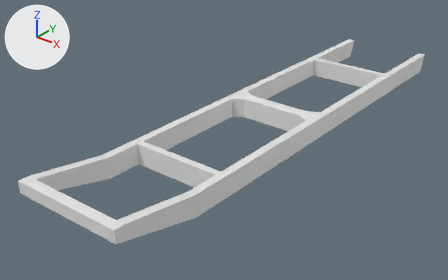
The Blender file Swedish Armored Reconnaissance/armoured car - Deconstruct.blend as it was, and as the next commit left it.
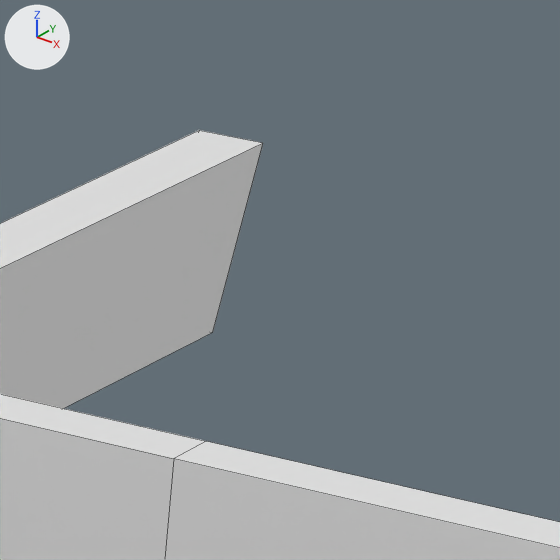
The first picture shows the older version from a 50 mm lens placed at (4.76, -7.27, 4.67), pointed at (-0.46, -0.75, 0.63). The close-ups show both versions on the part from 74% to 85% of the width and 10% to 27% of the height of that picture. Arrows for +X, +Y and +Z are at upper left; the lights stay in place. The close-ups show mesh edges as thin lines. The same objects are shown in both versions, whatever each file hides.

Script lines for the objects in view, before the commit:
```python
me_cube_009 = bpy.data.meshes.new('Cube.009')
me_cube_009.from_pydata(...)  # 68 vertices, 66 faces; spans x -0.39..0.0, y -2.05..1.76, z 0.35..0.58
ob_chassis = bpy.data.objects.new('Chassis', me_cube_009)
ob_chassis.location = (0.0, 0.1, 0.1)
ob_chassis.scale = (2.0, 2.0, 2.0)
_m = ob_chassis.modifiers.new('Mirror', 'MIRROR')
```
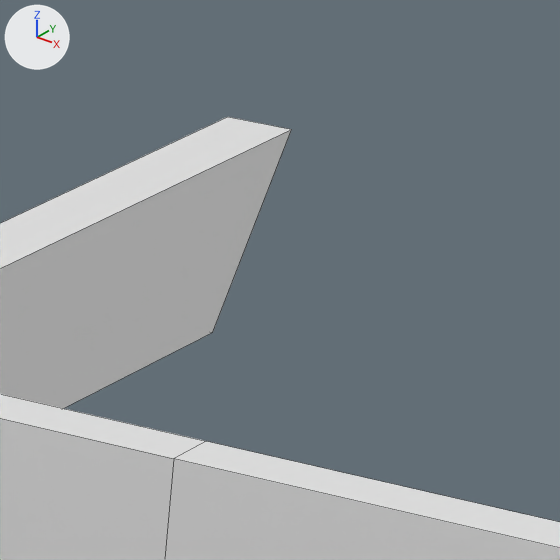
The change, as a diff of the scene's bpy script:
```diff
--- a/Swedish Armored Reconnaissance/armoured car - Deconstruct.blend.py
+++ b/Swedish Armored Reconnaissance/armoured car - Deconstruct.blend.py
@@ me_cube_009 @@
 me_cube_009.from_pydata(...)  # 68 vertices, 66 faces; spans x -0.39..0.0, y -2.05..1.76, z 0.35..0.58
 # used by ob_chassis; location = (0.0, 0.1, 0.1); scale = (2.0, 2.0, 2.0)
-me_cube_009.vertices[56].co = (-0.39, 1.76, 0.5)  # pixel (199, 130)
-me_cube_009.vertices[59].co = (-0.33, 1.76, 0.5)  # pixel (263, 142)
+# me_cube_009 part 1
+me_cube_009.vertices[56].co = (-0.39, 1.81, 0.5)  # pixel (227, 116)
+me_cube_009.vertices[59].co = (-0.33, 1.81, 0.5)  # pixel (291, 129)
```

What differs and where, as boxes (x1, y1, x2, y2) in the close-ups (560 x 560 px; the box of a moved part takes in the faces that stretch with it):
'Chassis', reshaped
    before: (0, 130, 560, 560)
    after: (0, 117, 560, 560)
part 1 of me_cube_009, moved or reshaped
    before: (0, 130, 263, 408)
    after: (0, 117, 292, 408)
